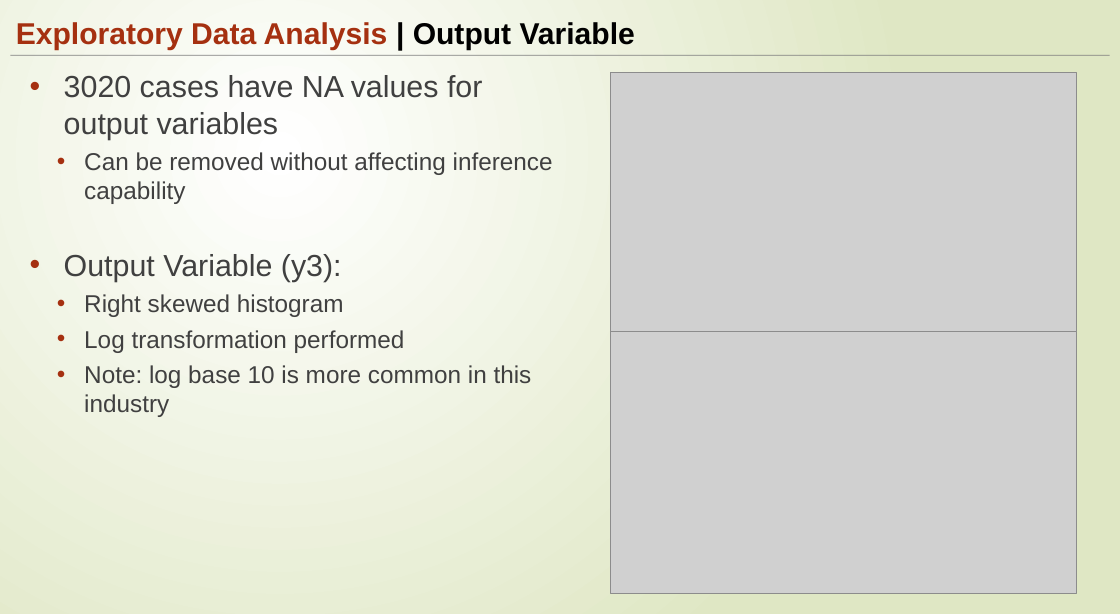
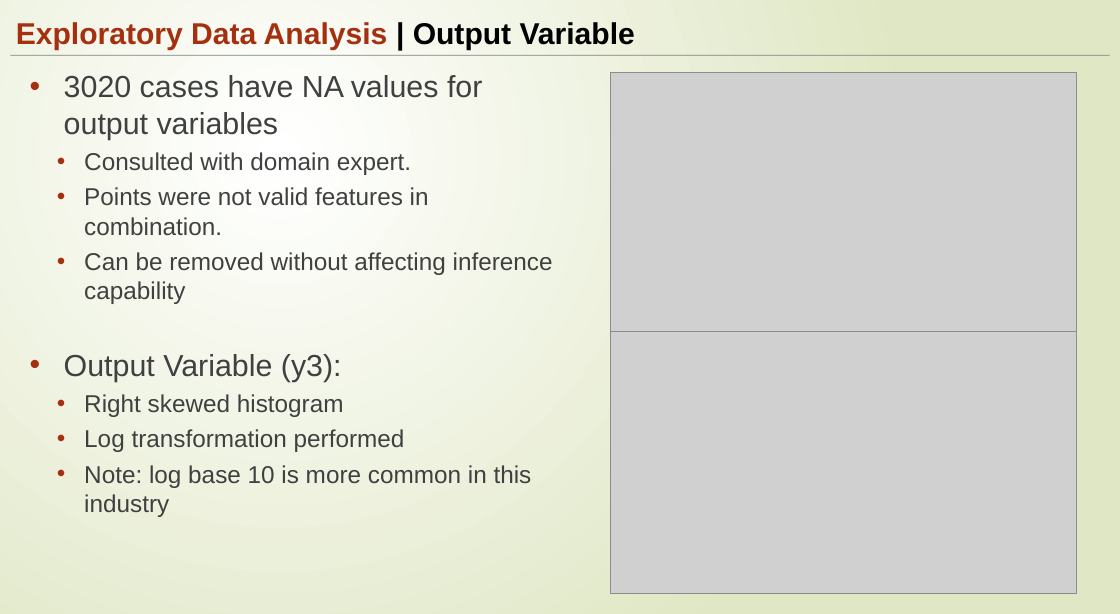
Before and after one commit to ngupta23/DS6372-PredictingPerformanceIntegratedCircuits1, a slide deck: slide 6 of Presentation/MSDS6372_Project1_Presentationv2.pptx. Drawn at 1120x614 pixels with LibreOffice and Linux fonts; fonts in the diff are those of the drawing; grey boxes stand for pictures. Boxes give left, top, right and bottom in pixels: in the first picture for what was removed or moved away, otherwise in the second. Text is boxed around its words. In the diff, an @@ line names an element or a change of style, - is before the commit and + after.

```diff
--- a/Presentation/MSDS6372_Project1_Presentationv2.pptx
+++ b/Presentation/MSDS6372_Project1_Presentationv2.pptx
@@ text at [84,152,429,236]: paragraphs added @@
+  • Consulted with domain expert.
+  • Points were not valid features in combination.
```
Also in this commit, not shown: 6 other slides changed, 3 other files.
